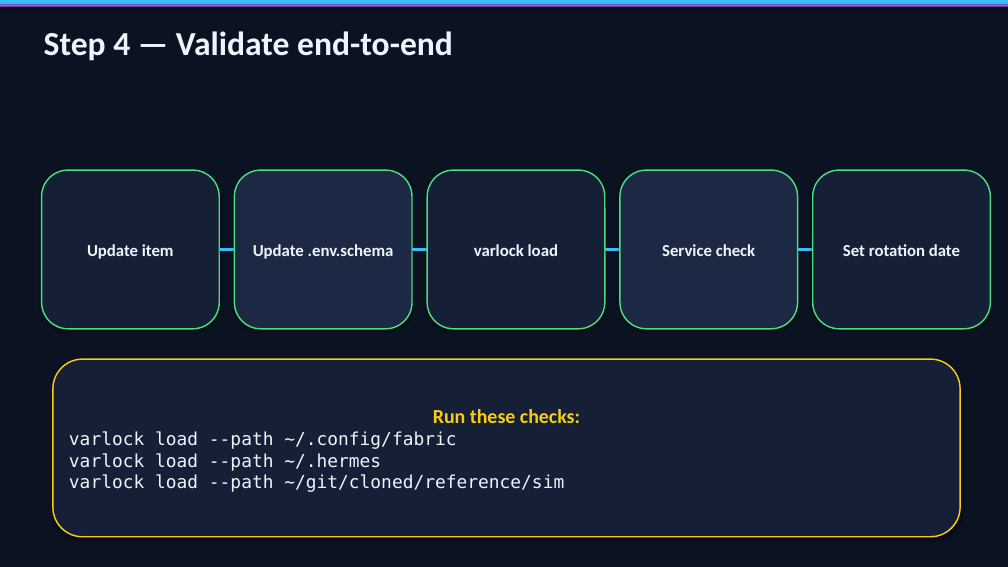
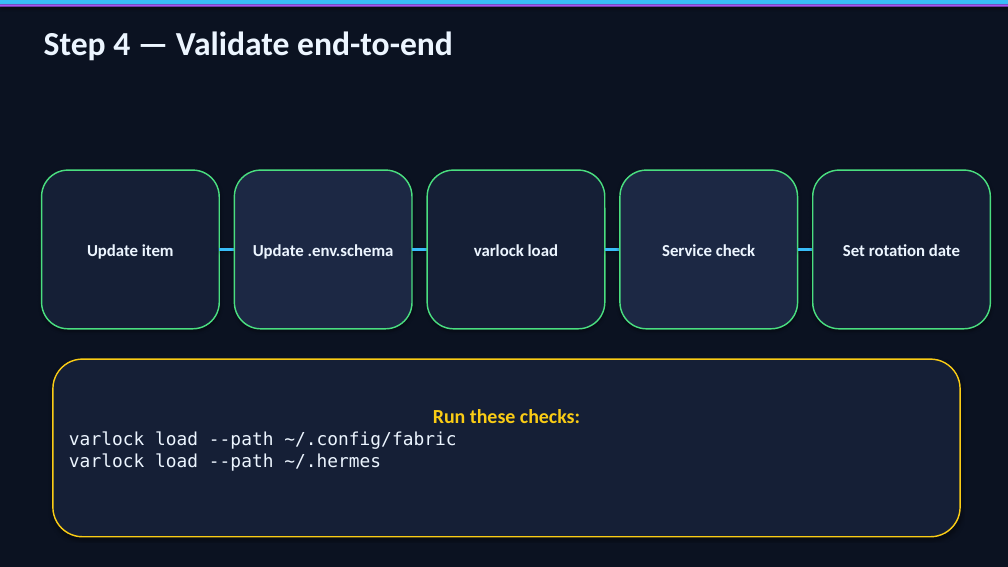
Before and after one commit to edwifiguy/era-agents-ops, a slide deck: slide 5 of docs/secret-template-entry-guide.pptx. Drawn at 1008x567 pixels with LibreOffice and Linux fonts; fonts in the diff are those of the drawing. Boxes give left, top, right and bottom in pixels: in the first picture for what was removed or moved away, otherwise in the second. Text is boxed around its words. In the diff, an @@ line names an element or a change of style, - is before the commit and + after.

```diff
--- a/docs/secret-template-entry-guide.pptx
+++ b/docs/secret-template-entry-guide.pptx
@@ text in rounded rectangle at (69, 474, 564, 492): paragraph removed @@
-varlock load --path ~/git/cloned/reference/sim
```
Also in this commit, not shown: 4 other slides changed, 1 other file.
